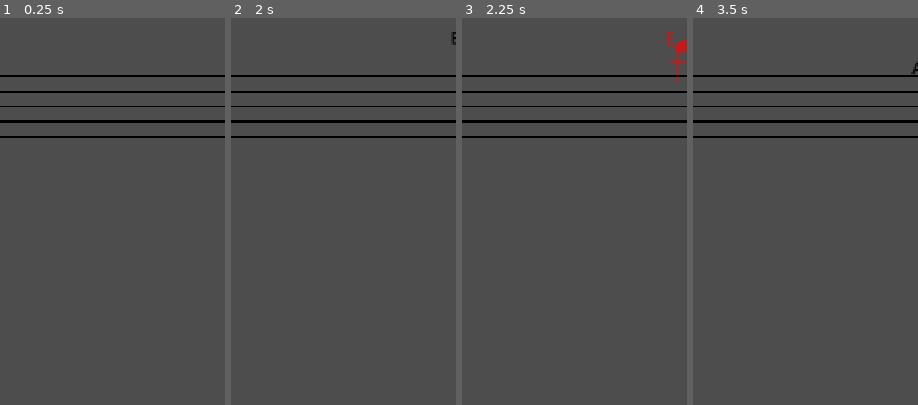
Above: before the commit, frames 1-4 (left to right).
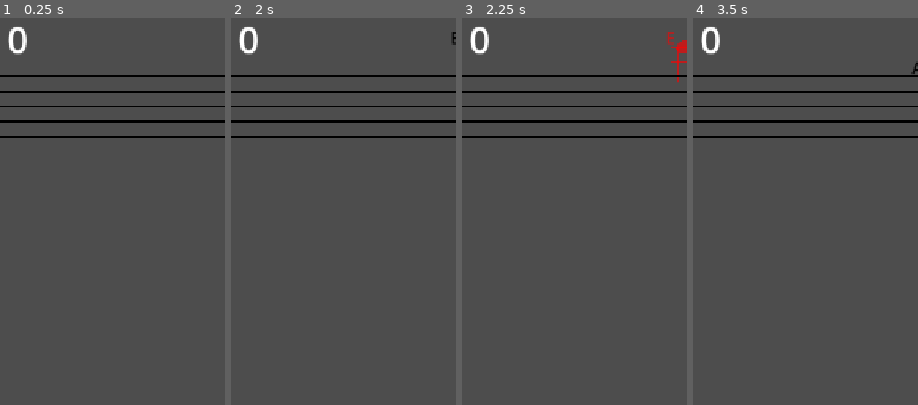
Above: after the commit, the same moments.

Repository: ethanwhall389/note-read
Game: Godot game, scene res://scenes/levels/level01.tscn
Two runs of this game, one before a commit and one after it. Both use one fixed random seed, a clock stepped at 60 frames per second and the inputs below. The project has no main scene, so this scene is started directly.
Inputs (mouse positions are % of the whole screen's width and height, from its top left):
- Up to frame 1 (0.25 s): no input
- Up to frame 2 (2 s): click (19, 70) at 0.5 s; click (48, 70) at 1.25 s
- Up to frame 3 (2.25 s): click (77, 70) at 2 s
- Up to frame 4 (3.5 s): click (19, 83) at 2.75 s
The pictures show only the part of the screen within x 46-96%, y 0-50%; the shares and areas given below are measured in that part.

The runs differ from the first frame. In frame 1, 0.3% of the frame differs, in the area x 3-12%, y 2-10%; in frame 2, 0.3%; in frame 3, 0.3%; in frame 4, 0.3%.
Error before the commit: Invalid access of index '0' on a base object of type: 'Array'. (res://systems/gameplay_controller.gd:24)
Error after the commit: Invalid access of index '0' on a base object of type: 'Array'. (res://systems/gameplay_controller.gd:26)

Commit message:
add basic scoring

Diff:
--- a/note-read/autoload/game_manager.gd
+++ b/note-read/autoload/game_manager.gd
@@ -3,6 +3,8 @@
 var current_level = 3
 
 const Staff_Line_Height = 12.0
+
+var score = 0
 
 const Levels = {
 	1: [{"note": "C1"}, {"note": "D1"}, {"note": "E1"}, {"note": "F1"}, {"note": "G1"}, {"emphasis_indexes": [1]}],
--- a/note-read/scenes/levels/level01.tscn
+++ b/note-read/scenes/levels/level01.tscn
@@ -4,6 +4,7 @@
 [ext_resource type="PackedScene" uid="uid://c02x3lovllpck" path="res://systems/spawner.tscn" id="2_i4uh8"]
 [ext_resource type="PackedScene" uid="uid://1425knegw2y0" path="res://systems/gameplay_controller.tscn" id="3_g0jr5"]
 [ext_resource type="PackedScene" uid="uid://c2v0ud36umcml" path="res://scenes/ui/note_selection_ui.tscn" id="4_i4uh8"]
+[ext_resource type="PackedScene" uid="uid://ddnm1v5o17e6o" path="res://scenes/ui/in_game_ui.tscn" id="5_qwlqn"]
 
 [sub_resource type="RectangleShape2D" id="RectangleShape2D_g0jr5"]
 size = Vector2(768, 324)
@@ -30,9 +31,14 @@
 
 [node name="GameplayController" parent="." unique_id=1336935545 node_paths=PackedStringArray("spawner", "note_selection_ui") instance=ExtResource("3_g0jr5")]
 spawner = NodePath("../Spawner")
-note_selection_ui = NodePath("../NoteSelectionUi")
+note_selection_ui = NodePath("../UI/NoteSelectionUi")
 
-[node name="NoteSelectionUi" parent="." unique_id=387254789 instance=ExtResource("4_i4uh8")]
+[node name="UI" type="Node" parent="." unique_id=2080093714]
+
+[node name="NoteSelectionUi" parent="UI" unique_id=387254789 instance=ExtResource("4_i4uh8")]
+
+[node name="InGameUi" parent="UI" unique_id=1361146463 node_paths=PackedStringArray("gameplay_controller") instance=ExtResource("5_qwlqn")]
+gameplay_controller = NodePath("../../GameplayController")
 
 [connection signal="timeout" from="Spawner/Timer" to="Spawner" method="_on_timer_timeout"]
 [connection signal="body_exited" from="Staff" to="GameplayController" method="_on_staff_body_exited"]
--- /dev/null
+++ b/note-read/scenes/ui/in_game_ui.gd
@@ -0,0 +1,11 @@
+extends CanvasLayer
+
+@export var gameplay_controller: Node2D
+
+
+# Called when the node enters the scene tree for the first time.
+func _ready() -> void:
+	gameplay_controller.score_updated.connect(_on_score_updated)
+
+func _on_score_updated(new_score):
+	$Score/LabelScore.text = str(new_score)
--- /dev/null
+++ b/note-read/scenes/ui/in_game_ui.tscn
@@ -0,0 +1,20 @@
+[gd_scene format=3 uid="uid://ddnm1v5o17e6o"]
+
+[ext_resource type="Script" uid="uid://bxiwcuu8kuc3u" path="res://scenes/ui/in_game_ui.gd" id="1_uyty4"]
+
+[sub_resource type="LabelSettings" id="LabelSettings_4db6k"]
+font_size = 60
+
+[node name="InGameUi" type="CanvasLayer" unique_id=1361146463]
+script = ExtResource("1_uyty4")
+
+[node name="Score" type="Node2D" parent="." unique_id=1861694483]
+position = Vector2(323, 0)
+
+[node name="LabelScore" type="Label" parent="Score" unique_id=807105740]
+offset_right = 71.0
+offset_bottom = 70.0
+text = "0"
+label_settings = SubResource("LabelSettings_4db6k")
+horizontal_alignment = 1
+vertical_alignment = 1
--- a/note-read/systems/gameplay_controller.gd
+++ b/note-read/systems/gameplay_controller.gd
@@ -4,6 +4,8 @@
 @export var note_selection_ui: CanvasLayer
 var spawned_notes = []
 var current_note_index = 0
+
+signal score_updated(new_score: int)
 
 
 func _ready() -> void:
@@ -25,9 +27,14 @@
 
 	if note_guess == current_note.name:
 		current_note.note.modulate = Color("GREEN")
+		GameManager.score += 1
+		score_updated.emit(GameManager.score)
 		#increase score?
 	else:
 		#penalize?
+		if GameManager.score > 0:
+			GameManager.score -= 1
+			score_updated.emit(GameManager.score)
 		current_note.note.modulate = Color("RED")
 
 	current_note.note.destroy()
Not shown, added: note-read/scenes/ui/in_game_ui.gd.uid
